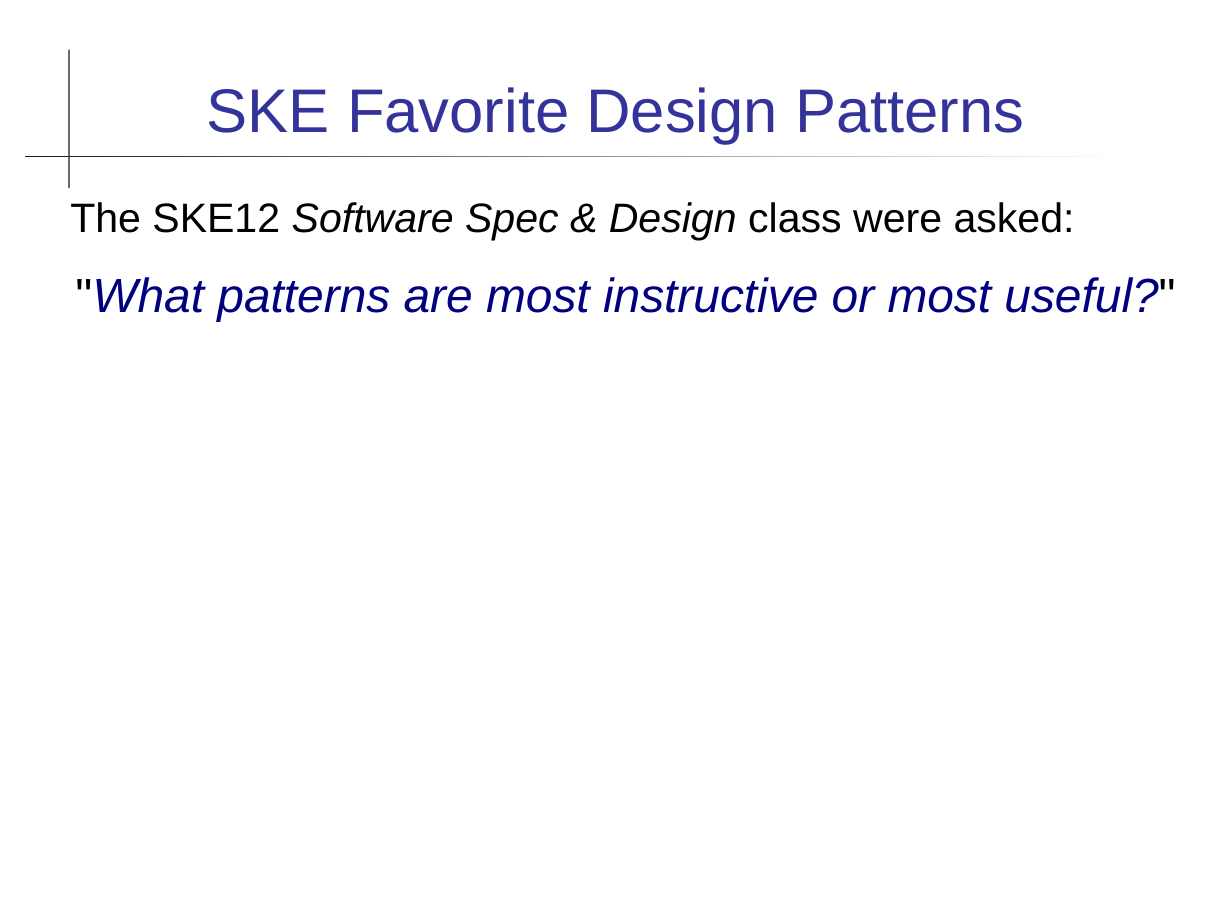
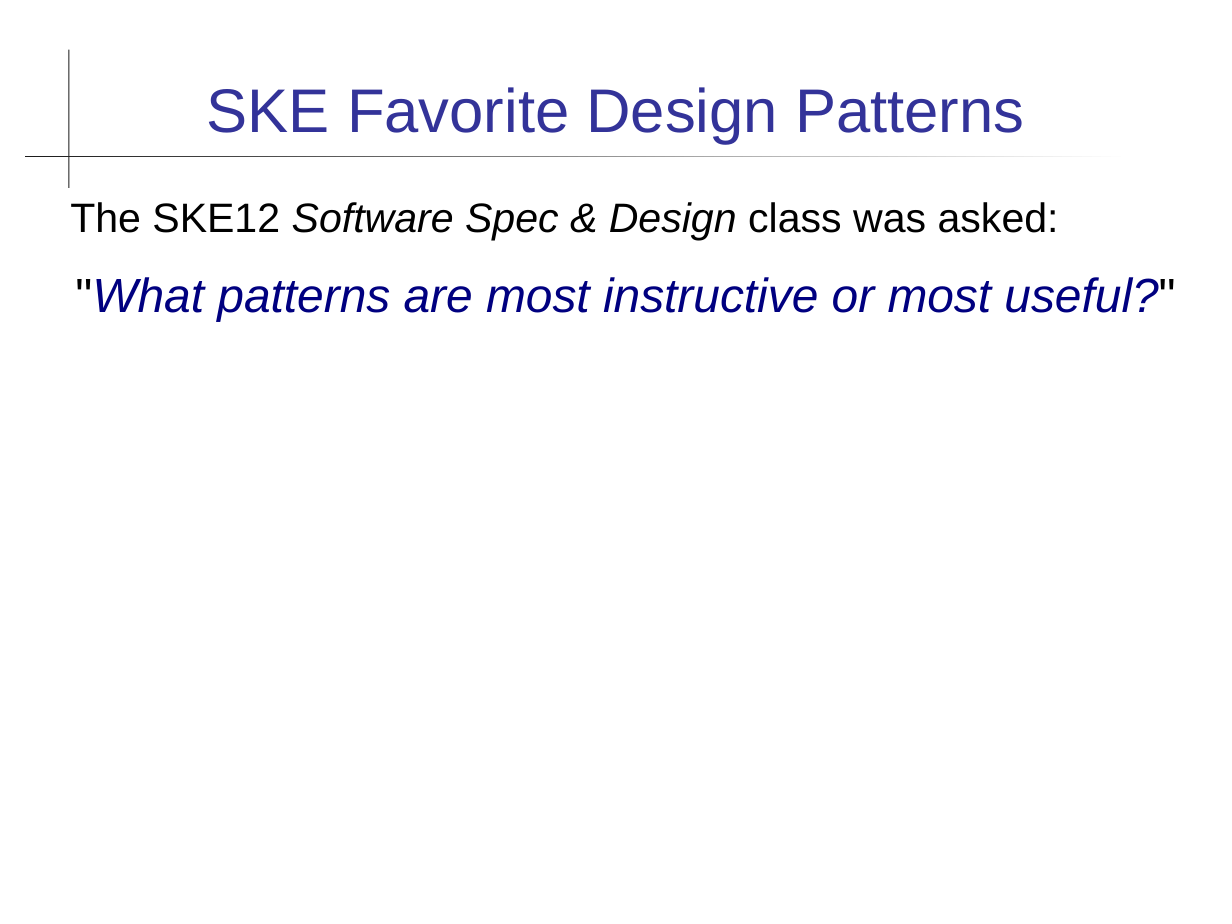
Before and after one commit to skeoop/skeoop.github.io, a slide deck: slide 21 of patterns/Intro-Design-Patterns.ppt (slide 22 before the commit). Drawn at 1232x924 pixels with LibreOffice and Linux fonts; fonts in the diff are those of the drawing. Boxes give left, top, right and bottom in pixels: in the first picture for what was removed or moved away, otherwise in the second. Text is boxed around its words. In the diff, an @@ line names an element or a change of style, - is before the commit and + after.

Commit message:
update some design pattern docs

```diff
--- a/patterns/Intro-Design-Patterns.ppt
+++ b/patterns/Intro-Design-Patterns.ppt
@@ text at (70, 202, 1059, 240): text changed @@
-The SKE12 Software Spec & Design class were asked:
+The SKE12 Software Spec & Design class was asked:
```
Also in this commit, not shown: 2 other slides changed, 1 slide removed, 9 other files.
